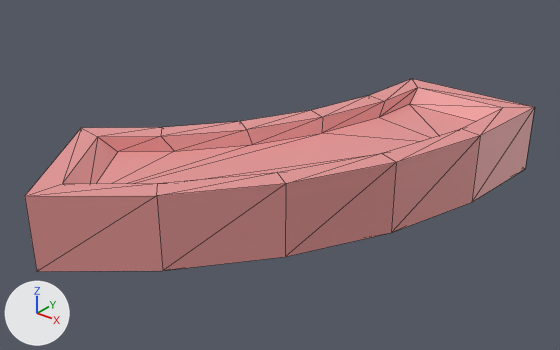
The glTF model Systems Offline/systems-offline/src/3d/Assets/General reuseable assets/Keypad/Key no 6.glb: old version first, new version second.
Before and after are seen from a 50 mm camera at (0.6, -0.561, 0.292) aimed at (0.285, -0.168, 0.048). Arrows for +X, +Y and +Z are at lower left; the lights stay in place. The first picture is the older version. Mesh edges are drawn as thin lines. Where no turn or scale is listed for an object, it has been applied to the vertices. Vertices at exactly the same position are counted once.

The first picture shows 'Key no 6'.
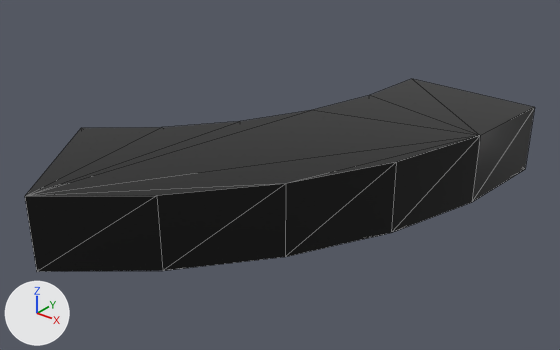
Where the change shows, as pixel boxes [x1, y1, x2, y2] in the pictures (560 x 350 px):
'Key no 6', recoloured, reshaped (darker)
    both: [25, 79, 534, 272]
part 1 of me_circle_009, built on
    both: [25, 79, 534, 196]

Diff of the bpy script that builds the scene:
```diff
--- a/Systems Offline/systems-offline/src/3d/Assets/General reuseable assets/Keypad/Key no 6.glb.py
+++ b/Systems Offline/systems-offline/src/3d/Assets/General reuseable assets/Keypad/Key no 6.glb.py
@@ mat_material @@
 mat_material = principled_material('Material')
-mat_material.base_color = (0.8, 0.314, 0.309)  # pink #e79897
+mat_material.base_color = (0.0, 0.0, 0.0)  # black #000000
@@ me_circle_009 @@
 # used by ob_key_no_6; location = (0.0, 0.0, 0.0249)
-me_circle_009.from_pydata(...)  # 48 vertices, 92 faces; spans x 0.163..0.402, y -0.334..0.0, z 0.0..0.053
+me_circle_009.from_pydata(...)  # 24 vertices, 44 faces; spans x 0.163..0.402, y -0.334..0.0, z 0.0..0.053
+# me_circle_009 part 1
+# 24 vertices are removed from x 0.186..0.384, y -0.31..-0.017, z 0.042..0.053
+# 58 faces are deleted
+# 10 new faces join them
 me_circle_009.materials.append(mat_material)
```
